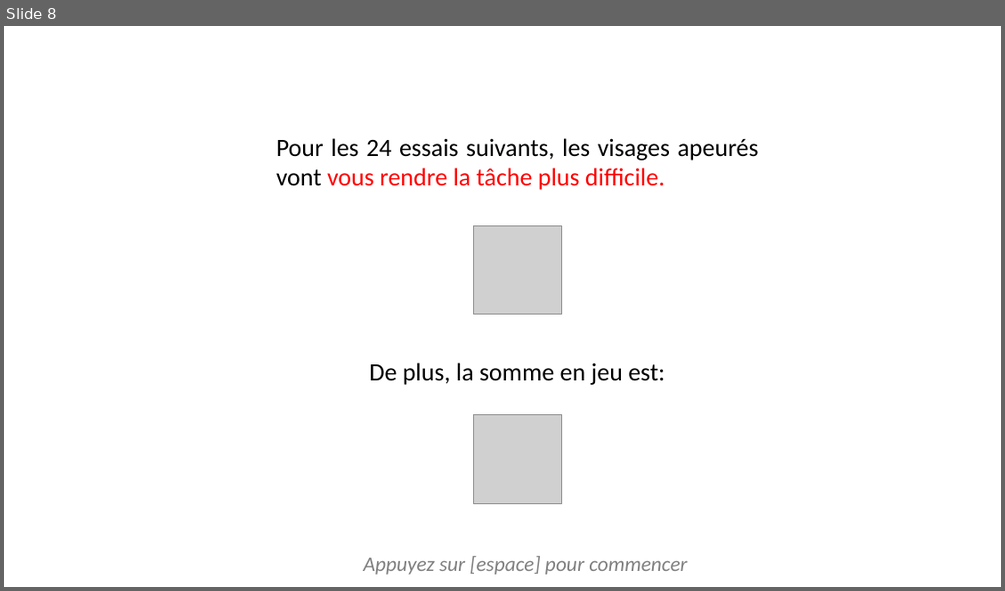
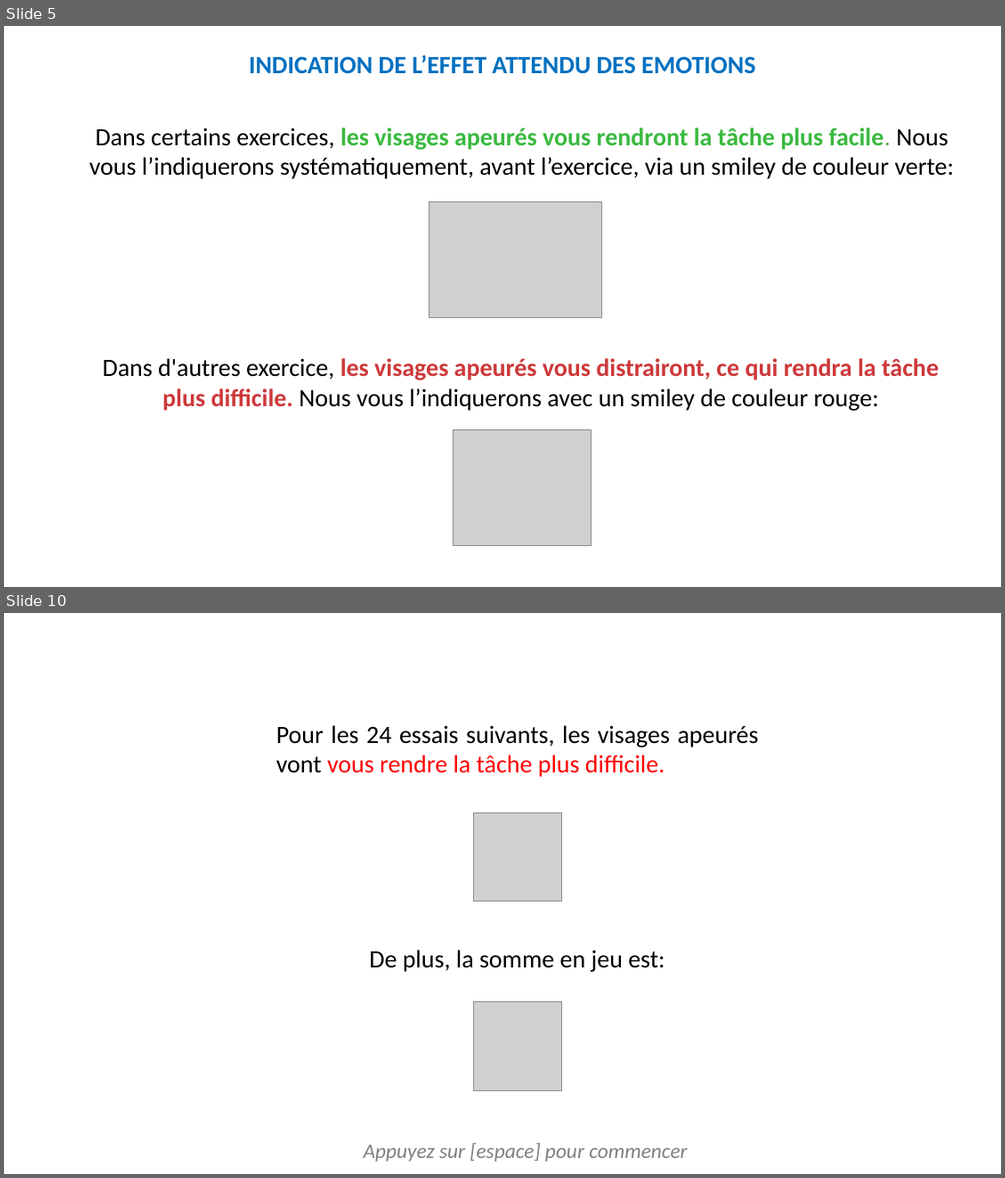
Before and after one commit to MBB-team/Online_Testing, a slide deck: src/Emotion_Regulation_JS/instructions/instructionsDiapo.pptx. Shown one above the other, each under a label of ours: slide 8 before the commit, slides 5 and 10 after it; the slides between them are not shown. The pictures are 1005x591 and 1005x1178 pixels, drawn with LibreOffice and Linux fonts; fonts in the diff are those of the drawing; grey boxes stand for pictures. Boxes give left, top, right and bottom in pixels: in the first picture for what was removed or moved away, otherwise in the second. Text is boxed around its words. In the diff, an @@ line names an element or a change of style, - is before the commit and + after.

```diff
--- a/src/Emotion_Regulation_JS/instructions/instructionsDiapo.pptx
+++ b/src/Emotion_Regulation_JS/instructions/instructionsDiapo.pptx
@@ slide 5 added at <box>4,26,1001,587</box>, background #FFFFFF @@
@@ text added at <box>249,54,755,74</box>, 24 pt, text #0070C0, bold @@
+INDICATION DE L’EFFET ATTENDU DES EMOTIONS
@@ text added at <box>89,127,955,179</box>, 24 pt, text #000000 @@
+Dans certains exercices, les visages apeurés vous rendront la tâche plus facile. Nous vous l’indiquerons systématiquement, avant l’exercice, via un smiley de couleur verte:
@@ picture added at <box>429,201,601,317</box> @@
@@ text added at <box>103,358,938,410</box>, 24 pt, text #000000 @@
+Dans d'autres exercice, les visages apeurés vous distrairont, ce qui rendra la tâche plus difficile. Nous vous l’indiquerons avec un smiley de couleur rouge:
@@ picture added at <box>453,430,591,545</box> @@
@@ what was slide 8 is now slide 10 @@
```
Also in this commit, not shown: 6 slides changed, 3 other slides added, 2 slides removed, 16 other files.
